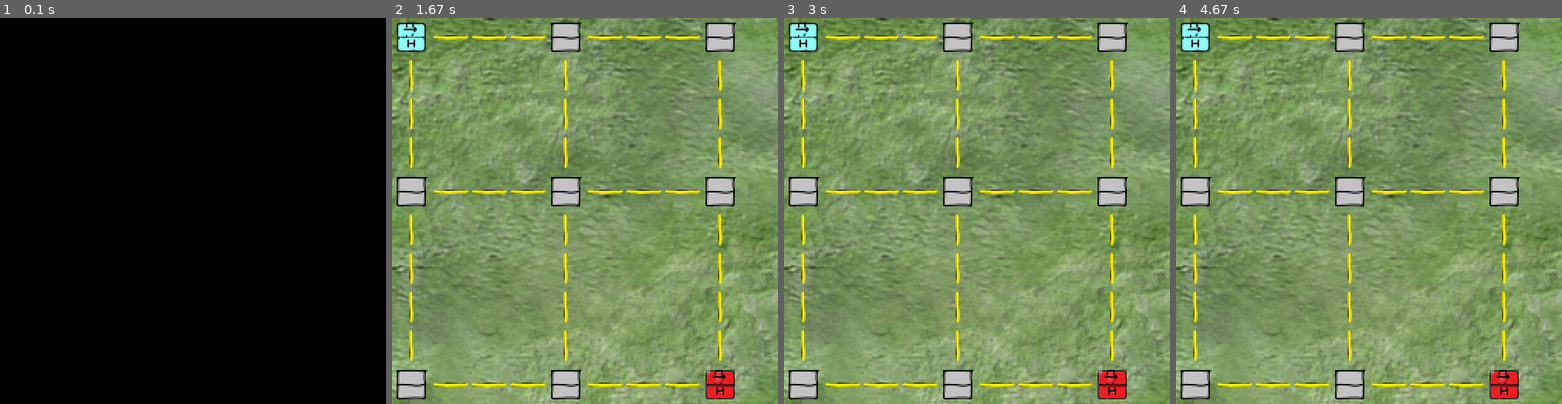
Above: before the commit, frames 1-4 (left to right).
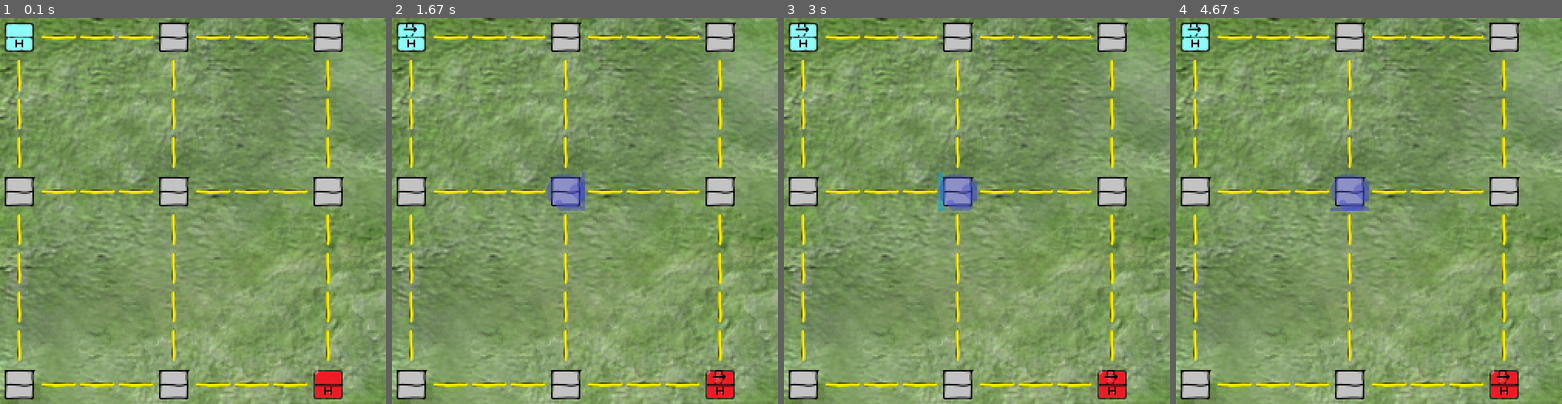
Above: after the commit, the same moments.

Repository: czebrose/ML_Projects
Game: pygame game, started from ML-Tutorial/NodeFightGame/game.py
The game is run twice, just before and just after one commit, with the same random seed, the same clock (stepped at 60 frames per second) and the same inputs.
Inputs (mouse positions are in pixels of both pictures, inside the frame that each line leads up to):
- Up to frame 1 (0.1 s): no input
- Up to frame 2 (1.67 s): click (585, 211) at 0.38 s; hold Right 0.67-1.13 s; hold Up 1.17-1.47 s; hold Right from 1.5 s (still down)
- Up to frame 3 (3 s): release Right at 1.97 s; hold Left 2-2.53 s; hold Down 2.57-2.87 s; hold Left from 2.9 s (still down)
- Up to frame 4 (4.67 s): release Left at 3.3 s; hold Up 3.33-3.7 s; hold Right 3.73-4.37 s; hold Down from 4.4 s (still down)

The runs differ from the first frame. In frame 1, 99% of the frame differs, in the area x 0-100%, y 0-100%; in frame 2, 0.8%; in frame 3, 0.9%; in frame 4, 0.8%.

Commit message:
More stuff

Diff:
--- a/ML-Tutorial/NodeFightGame/game.py
+++ b/ML-Tutorial/NodeFightGame/game.py
@@ -121,13 +121,17 @@
     win = pygame.display.set_mode((WIN_WIDTH, WIN_HEIGHT))
     clock = pygame.time.Clock()
     run = True
+    tick_counter = 0
     while run:
-        clock.tick(2)
+        clock.tick(60)
         run, global_map, players = check_input(global_map, players)
-        players = collect_gold(global_map, players)
-        global_map = fight(global_map)
-        global_map = move_units(global_map)
-        global_map, players = spawn_units(global_map, players)
+        tick_counter += clock.get_time()
+        if tick_counter > 500:
+            tick_counter = 0
+            players = collect_gold(global_map, players)
+            global_map = fight(global_map)
+            global_map = move_units(global_map)
+            global_map, players = spawn_units(global_map, players)
         draw(global_map, win, players)
 
 
